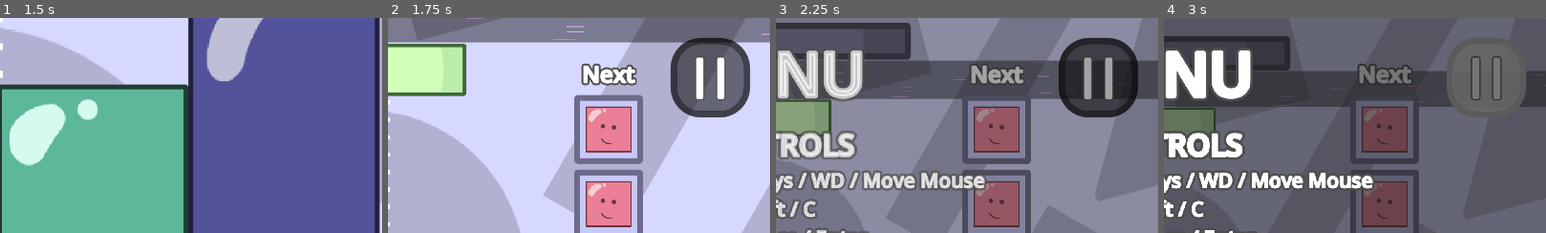
Above: before the commit, frames 1-4 (left to right).
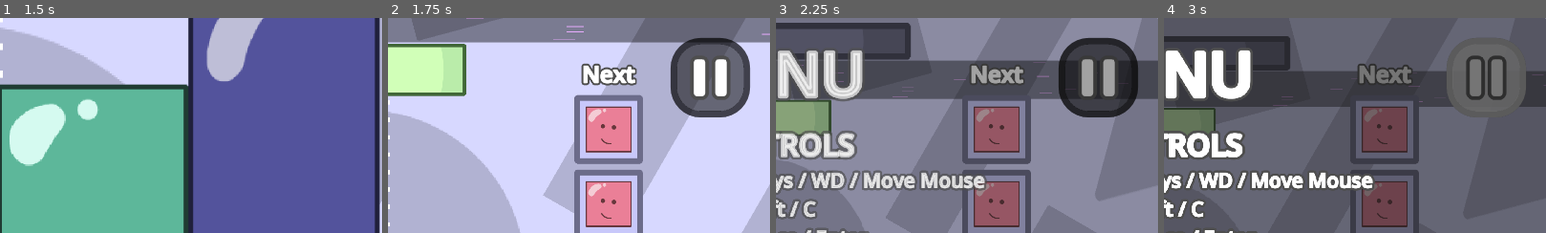
Above: after the commit, the same moments.

Repository: nullishew/game-jam-palindome
Game: Godot game, scene res://scenes/menu.tscn
Two runs of this game, one before a commit and one after it. Both use one fixed random seed, a clock stepped at 60 frames per second and the inputs below.
Inputs (mouse positions are % of the whole screen's width and height, from its top left):
- Up to frame 1 (1.5 s): click "Start" at 0.5 s; click "Start" at 1.25 s
- Up to frame 2 (1.75 s): no input
- Up to frame 3 (2.25 s): click "||" (after the commit: "l l") at 2 s
- Up to frame 4 (3 s): move the mouse to (72, 45) at 2.77 s; hold Right (move_piece_right) from 2.78 s (still down); tap Tab (hold_piece) at 2.85 s
The pictures show only the part of the screen within x 50-100%, y 0-50%; the shares and areas given below are measured in that part.

Frame 1 is identical in both runs. In frame 2, 0.9% of the frame differs, in the area x 80-90%, y 17-38%; in frame 3, 0.6%; in frame 4, 1.2%, in the area x 79-90%, y 17-38%.

Commit message:
better looking pause button

Diff:
--- a/scenes/hud.tscn
+++ b/scenes/hud.tscn
@@ -458,19 +458,17 @@
 [node name="Pause Menu Label" type="Label" parent="MarginContainer3/Pause Menu Button" unique_id=956976119]
 custom_minimum_size = Vector2(200, 200)
 layout_mode = 0
-offset_left = 20.0
-offset_top = 10.0
-offset_right = 220.0
-offset_bottom = 210.0
-scale = Vector2(0.8, 0.8)
+offset_right = 200.0
+offset_bottom = 200.0
+size_flags_vertical = 1
 theme_override_colors/font_color = Color(1, 1, 1, 1)
 theme_override_colors/font_shadow_color = Color(0.30588236, 0.30588236, 0.30588236, 1)
 theme_override_colors/font_outline_color = Color(1, 1, 1, 1)
 theme_override_constants/shadow_offset_x = 0
 theme_override_constants/shadow_offset_y = 0
-theme_override_constants/outline_size = 25
-theme_override_constants/shadow_outline_size = 40
-theme_override_font_sizes/font_size = 120
-text = "||"
+theme_override_constants/outline_size = 35
+theme_override_constants/shadow_outline_size = 70
+theme_override_font_sizes/font_size = 100
+text = "l l"
 horizontal_alignment = 1
 vertical_alignment = 1
